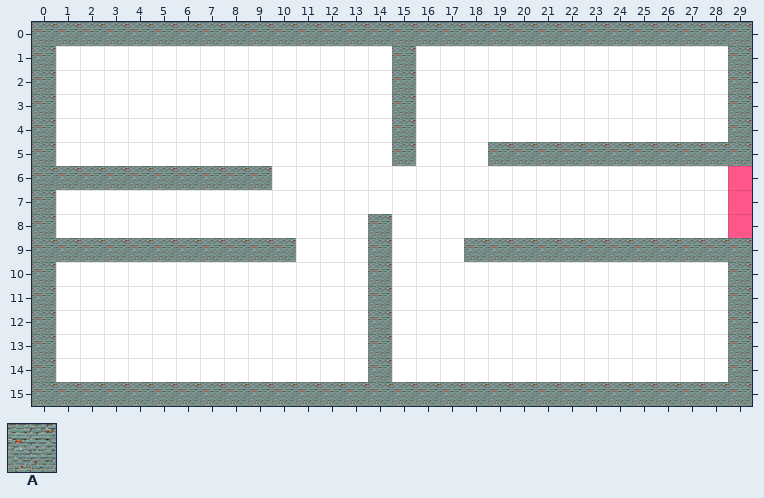
Two versions of a level (Tiled map (JSON), public/map-items/rooms/room_three.tmj). The picture above was drawn from the file before the commit.
Cells are 50x50 px. Shown: x 0..29, y 0..15.
Key: from "rooms_tileset": A 2.
_ is an empty cell.
Layers that did not change in this view are not listed.
Layer "Walls" before, first column x 0:
 0 AAAAAAAAAAAAAAAAAAAAAAAAAAAAAA
 1 A______________A_____________A
 2 A______________A_____________A
 3 A______________A_____________A
 4 A______________A_____________A
 5 A______________A___AAAAAAAAAAA
 6 AAAAAAAAAA____________________
 7 A_____________________________
 8 A_____________A_______________
 9 AAAAAAAAAAA___A___AAAAAAAAAAAA
10 A_____________A______________A
11 A_____________A______________A
12 A_____________A______________A
13 A_____________A______________A
14 A_____________A______________A
15 AAAAAAAAAAAAAAAAAAAAAAAAAAAAAA
After:
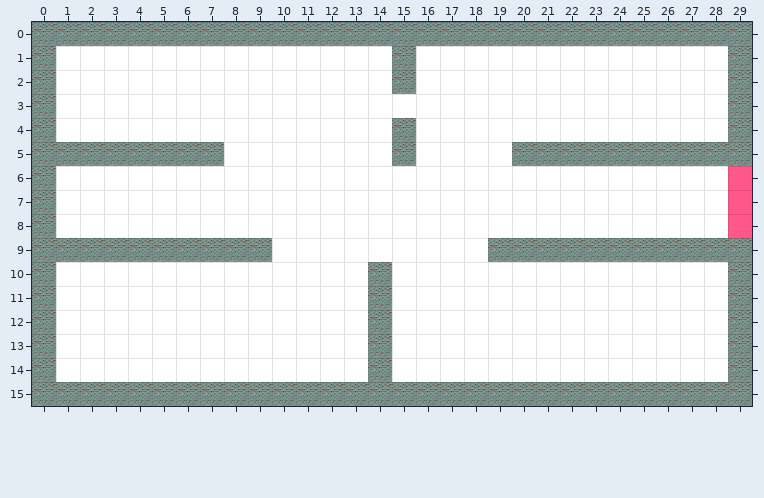
The exact change:
{"where": "layer \"Walls\""}
{"y":3,"x":15,"old":"A","new":"_"}
{"y":5,"x":1,"old":"_______","new":"AAAAAAA"}
{"y":5,"x":19,"old":"A","new":"_"}
{"y":6,"x":1,"old":"AAAAAAAAA","new":"_________"}
{"y":8,"x":14,"old":"A","new":"_"}
{"y":9,"x":10,"old":"A","new":"_"}
{"y":9,"x":14,"old":"A","new":"_"}
{"y":9,"x":18,"old":"A","new":"_"}
